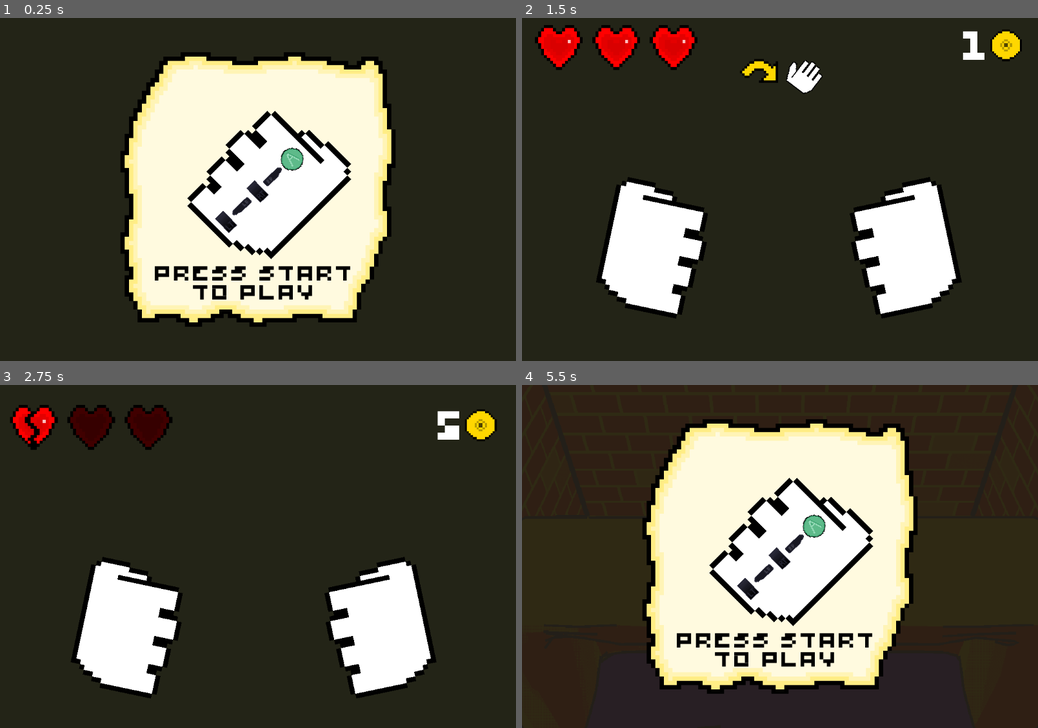
Above: before the commit, frames 1-4 (two rows, left to right).
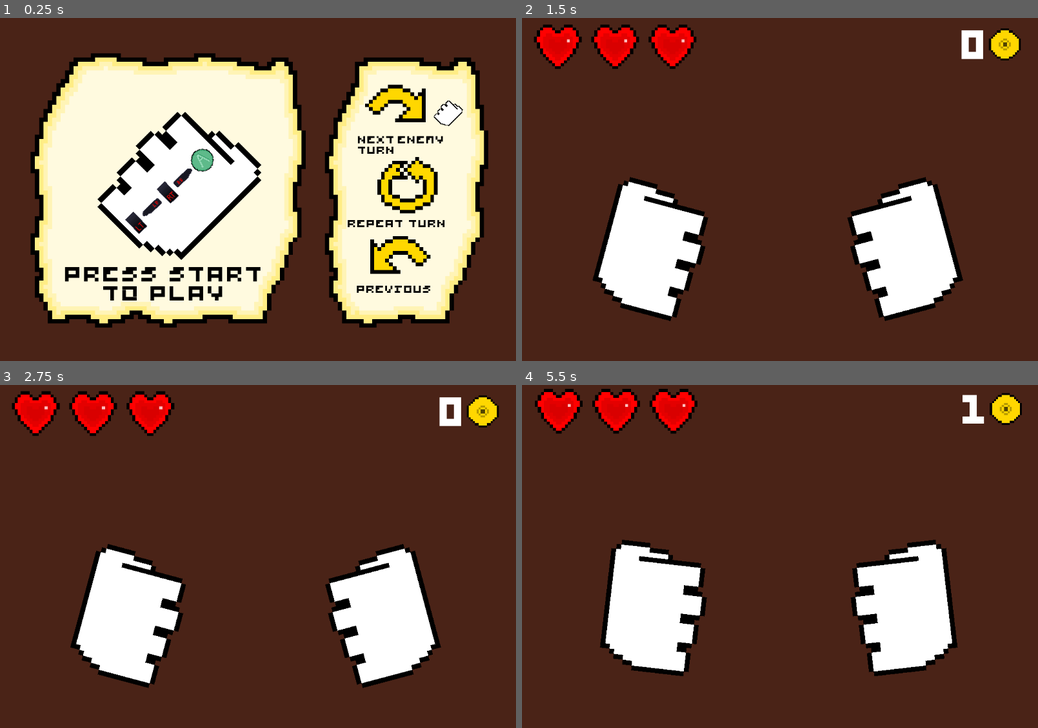
Above: after the commit, the same moments.

Repository: Riato-Yagami/PSUGameJamOctobre2023
Game: Godot game, scene res://scenes/main.tscn
The game is run twice, just before and just after one commit, with the same random seed, the same clock (stepped at 60 frames per second) and the same inputs. Video files are missing from this copy of the repository; at most half a second of black plays in their place.
Inputs:
- Up to frame 1 (0.25 s): no input
- Up to frame 2 (1.5 s): tap Enter at 0.5 s; tap T (index) at 0.6 s; tap Space (start) at 1.25 s; tap Y (middle) at 1.35 s
- Up to frame 3 (2.75 s): tap I (pinky) at 2.1 s
- Up to frame 4 (5.5 s): tap Space (start) at 2.85, 4.25 s; tap C (thumb) at 3.6 s; tap T (index) at 4.35 s; tap Y (middle) at 5.1 s

The runs differ from the first frame. In frame 1, 88% of the frame differs, in the area x 0-100%, y 0-100%; in frame 2, 87%; in frame 3, 91%; in frame 4, 100%.
Error before the commit: Invalid access to property or key 'text' on a base object of type 'previously freed'. (res://scripts/manager/score_manager.gd:45)

Commit message:
high score

Diff:
--- /dev/null
+++ b/font/tuto_label_settings.tres
@@ -0,0 +1,8 @@
+[gd_resource type="LabelSettings" load_steps=2 format=3 uid="uid://d3idgyhxi6au7"]
+
+[ext_resource type="FontFile" uid="uid://b24ukui1wgw4e" path="res://font/c-carre-4px.ttf" id="1_607fd"]
+
+[resource]
+font = ExtResource("1_607fd")
+font_size = 15
+font_color = Color(0, 0, 0, 1)
--- a/scenes/game.tscn
+++ b/scenes/game.tscn
@@ -2,8 +2,8 @@
 
 [ext_resource type="PackedScene" uid="uid://ik8756p4owml" path="res://scenes/hand.tscn" id="1_1xup8"]
 [ext_resource type="PackedScene" uid="uid://bad213sob0vs" path="res://scenes/heart.tscn" id="2_675b2"]
+[ext_resource type="Texture2D" uid="uid://cutdm2mo26les" path="res://sprites/pictograms/next.png" id="3_0d8i7"]
 [ext_resource type="FontFile" uid="uid://b24ukui1wgw4e" path="res://font/c-carre-4px.ttf" id="3_jl08y"]
-[ext_resource type="Texture2D" uid="uid://cutdm2mo26les" path="res://sprites/pictograms/nTurnsAway.png" id="3_vm1o3"]
 [ext_resource type="Texture2D" uid="uid://nel0o1fnd02x" path="res://sprites/pictograms/bell.png" id="3_y1be2"]
 
 [sub_resource type="LabelSettings" id="LabelSettings_0v0v8"]
@@ -75,7 +75,7 @@
 offset_right = 40.0
 offset_bottom = 40.0
 scale = Vector2(2, 2)
-texture = ExtResource("3_vm1o3")
+texture = ExtResource("3_0d8i7")
 
 [node name="Hearts" type="GridContainer" parent="Control"]
 layout_mode = 0
--- a/scenes/main.tscn
+++ b/scenes/main.tscn
@@ -71,7 +71,7 @@
 layout_mode = 0
 offset_left = -541.379
 offset_top = -360.345
-offset_right = 538.621
-offset_bottom = 359.655
-color = Color(0.137255, 0.141176, 0.0901961, 1)
+offset_right = 541.631
+offset_bottom = 369.235
+color = Color(0.290196, 0.137255, 0.0901961, 1)
 script = ExtResource("4_q8hkr")
--- a/scenes/menu.tscn
+++ b/scenes/menu.tscn
@@ -1,28 +1,58 @@
-[gd_scene load_steps=9 format=3 uid="uid://cghjbbl3xcfgo"]
+[gd_scene load_steps=14 format=3 uid="uid://cghjbbl3xcfgo"]
 
+[ext_resource type="Texture2D" uid="uid://b306oxbtm3aah" path="res://sprites/pictograms/previous.png" id="1_icgmj"]
 [ext_resource type="Texture2D" uid="uid://chp4j4pk8yjwb" path="res://sprites/pictograms/scroll.png" id="1_oy4sq"]
 [ext_resource type="LabelSettings" uid="uid://ep2gatumibf5" path="res://font/menu_label_settings.tres" id="2_h6ytb"]
+[ext_resource type="Texture2D" uid="uid://o8m2eltkjtgc" path="res://sprites/pictograms/scrollHalf.png" id="2_ky74o"]
 [ext_resource type="PackedScene" uid="uid://ik8756p4owml" path="res://scenes/hand.tscn" id="3_373ga"]
+[ext_resource type="Texture2D" uid="uid://cutdm2mo26les" path="res://sprites/pictograms/next.png" id="3_y47eu"]
+[ext_resource type="Texture2D" uid="uid://b1eydou85vjvs" path="res://sprites/pictograms/repeat.png" id="4_2eida"]
 [ext_resource type="Texture2D" uid="uid://daj7ec5kj4mat" path="res://sprites/buttons/A.png" id="4_nc7t4"]
 [ext_resource type="Texture2D" uid="uid://dn80sma3kxoeu" path="res://sprites/buttons/LB.png" id="5_2sfca"]
 [ext_resource type="Texture2D" uid="uid://kc8an7rh77kc" path="res://sprites/buttons/LT.png" id="6_0phan"]
 [ext_resource type="Texture2D" uid="uid://dxuhqua0tx2ot" path="res://sprites/buttons/RB.png" id="7_eck0i"]
+[ext_resource type="LabelSettings" uid="uid://d3idgyhxi6au7" path="res://font/tuto_label_settings.tres" id="7_sl5ix"]
 [ext_resource type="Texture2D" uid="uid://b3y6lebwn5xy2" path="res://sprites/buttons/RT.png" id="8_vqft8"]
 
 [node name="Menu" type="Node"]
 
 [node name="Pictograms" type="Node2D" parent="."]
+position = Vector2(-188, 2)
 scale = Vector2(9, 9)
 
 [node name="Background" type="Sprite2D" parent="Pictograms"]
 texture = ExtResource("1_oy4sq")
 
+[node name="Half" type="Sprite2D" parent="Pictograms"]
+position = Vector2(68.4444, 0)
+texture = ExtResource("2_ky74o")
+
+[node name="Icons" type="Node2D" parent="Pictograms/Half"]
+position = Vector2(-12.7778, 5.22222)
+scale = Vector2(7.92, 7.92)
+
+[node name="Repeat" type="Sprite2D" parent="Pictograms/Half/Icons"]
+position = Vector2(0, -0.757576)
+scale = Vector2(0.111111, 0.111111)
+texture = ExtResource("4_2eida")
+
+[node name="Next" type="Sprite2D" parent="Pictograms/Half/Icons"]
+position = Vector2(-0.359707, -2.99719)
+scale = Vector2(0.111111, 0.111111)
+texture = ExtResource("3_y47eu")
+
+[node name="Previous" type="Sprite2D" parent="Pictograms/Half/Icons"]
+position = Vector2(-0.210438, 1.45904)
+scale = Vector2(0.111111, 0.111111)
+texture = ExtResource("1_icgmj")
+
 [node name="Control" type="Control" parent="."]
 layout_mode = 3
 anchors_preset = 0
-offset_top = 19.0
-offset_right = 40.0
-offset_bottom = 59.0
+offset_left = -188.0
+offset_top = 21.0
+offset_right = -148.0
+offset_bottom = 61.0
 
 [node name="Label" type="Label" parent="Control"]
 layout_mode = 0
@@ -35,8 +65,36 @@
 label_settings = ExtResource("2_h6ytb")
 horizontal_alignment = 1
 
+[node name="Next" type="Label" parent="Control"]
+layout_mode = 0
+offset_left = 397.0
+offset_top = -133.0
+offset_right = 997.0
+offset_bottom = -89.0
+text = "N E X T  E N E M Y
+T U R N"
+label_settings = ExtResource("7_sl5ix")
+
+[node name="Repeat" type="Label" parent="Control"]
+layout_mode = 0
+offset_left = 376.0
+offset_top = 43.0
+offset_right = 976.0
+offset_bottom = 87.0
+text = "R E P E A T   T U R N"
+label_settings = ExtResource("7_sl5ix")
+
+[node name="Previous" type="Label" parent="Control"]
+layout_mode = 0
+offset_left = 395.0
+offset_top = 181.0
+offset_right = 995.0
+offset_bottom = 225.0
+text = "P R E V I O U S"
+label_settings = ExtResource("7_sl5ix")
+
 [node name="Hand" parent="." instance=ExtResource("3_373ga")]
-position = Vector2(92, 53)
+position = Vector2(-96, 55)
 scale = Vector2(1.13, 1.13)
 
 [node name="Buttons" type="Node2D" parent="Hand"]
@@ -63,3 +121,7 @@
 [node name="Lt" type="Sprite2D" parent="Hand/Buttons"]
 position = Vector2(-74.9206, 0)
 texture = ExtResource("6_0phan")
+
+[node name="Hand2" parent="." instance=ExtResource("3_373ga")]
+position = Vector2(410.36, -148.64)
+scale = Vector2(0.2, 0.2)
--- a/scenes/score.tscn
+++ b/scenes/score.tscn
@@ -6,8 +6,10 @@
 
 [node name="Score" type="Node2D"]
 
-[node name="Background" type="Sprite2D" parent="."]
+[node name="Scrolls" type="Node2D" parent="."]
 scale = Vector2(9, 9)
+
+[node name="Background" type="Sprite2D" parent="Scrolls"]
 texture = ExtResource("1_8rasn")
 
 [node name="Control" type="Control" parent="."]
--- a/scripts/manager/beat_manager.gd
+++ b/scripts/manager/beat_manager.gd
@@ -3,8 +3,13 @@
 var beat = 0
 const FIRST_BEAT = 4
 
-const INITIAL_BPM = 1200.0
-var bpm_acceleration = 10
+const INITIAL_BPM = 60.0
+const INITIAL_ACCELERATION = 5
+var bpm_acceleration = 5
+
+var SOFT_CAP_1 = 120
+var SOFT_CAP_2 = 210
+
 var bpm = 120.0
 var frequency = 0.0
 
@@ -14,6 +19,7 @@
 #	set_bpm(bpm)
 
 func init():
+	bpm_acceleration = INITIAL_ACCELERATION
 	beat = FIRST_BEAT
 	set_bpm(INITIAL_BPM)
 
@@ -54,4 +60,6 @@
 
 func increase_bpm():
 	set_bpm(bpm + bpm_acceleration)
-	print(bpm)
+	if(bpm == SOFT_CAP_1 or bpm == SOFT_CAP_2):
+		print(bpm)
+		bpm_acceleration -=2
--- a/scripts/manager/figure_manager.gd
+++ b/scripts/manager/figure_manager.gd
@@ -15,7 +15,7 @@
 ]
 
 var enemy_figures = []
-var enemy_figures_count = 100
+var enemy_figures_count = 400
 
 func get_figure(fingers):
 	var simplified_array = []
@@ -61,4 +61,5 @@
 		enemy_figures.append(figures.keys().pick_random())
 
 func get_enemy_figure(round):
+	round %= (enemy_figures.size() - 1)
 	return enemy_figures[round]
--- a/scripts/manager/information_manager.gd
+++ b/scripts/manager/information_manager.gd
@@ -3,17 +3,44 @@
 var information_node
 var label
 var information_hand
+var pictogram
+
+var next: Texture
+var repeat: Texture
+var previous: Texture
+
+func _ready():
+	next = load("res://sprites/pictograms/next.png")
+	previous = load("res://sprites/pictograms/previous.png")
+	repeat = load("res://sprites/pictograms/repeat.png")
 
 func init():
 	information_node = GameManager.game.get_node("Control/Information")
 	information_node.visible = false
 	label = information_node.get_node("Label")
 	information_hand = information_node.get_node("Hand")
+	pictogram = information_node.get_node("Pictogram")
 
 func show():
 	information_node.visible = true
 	var next_figure = FigureManager.get_enemy_figure(GameManager.round + 1)
+
+	if((GameManager.round % (400 -1))> 2):
+		var current_figure = FigureManager.get_enemy_figure(GameManager.round)
+		var previous_figure = FigureManager.get_enemy_figure(GameManager.round - 1)
+		if(next_figure == current_figure):
+			pictogram.texture = repeat
+			information_hand.visible = false
+			return
+		if(next_figure == previous_figure):
+			pictogram.texture = previous
+			information_hand.visible = false
+			return
+
+	pictogram.texture = next
+	information_hand.visible = true
 	information_hand.set_figure(next_figure)
+
 
 #	label.text = "next : " + FigureManager.get_enemy_figure(GameManager.round + 1)
 
--- a/scripts/manager/score_manager.gd
+++ b/scripts/manager/score_manager.gd
@@ -24,6 +24,7 @@
 	score_node = SceneManager.scene_node.get_node("Score")
 
 	name_node = score_node.get_node("Control/Name")
+	name_node.text = player_name
 	new_score_label = score_node.get_node("Control/NewScore")
 	top_node = score_node.get_node("Control/Top/TopGrid")
 	top_score_scene = load("res://scenes/topScore.tscn")
Binary file changed: sprites/buttons/LB.png
Binary file changed: sprites/buttons/LT.png
Binary file changed: sprites/buttons/RB.png
Binary file changed: sprites/buttons/RT.png
Binary file added: sprites/icon.png
Not shown, changed: sprites/icon.png.import
Renamed: sprites/pictograms/nTurnsAway.png -> sprites/pictograms/next.png
Not shown, added: sprites/pictograms/next.png.import
Renamed: sprites/pictograms/nTurnsAgo.png -> sprites/pictograms/previous.png
Not shown, changed: sprites/pictograms/previous.png.import
Binary file added: sprites/pictograms/scrollHalf.png
Not shown, added: sprites/pictograms/scrollHalf.png.import
